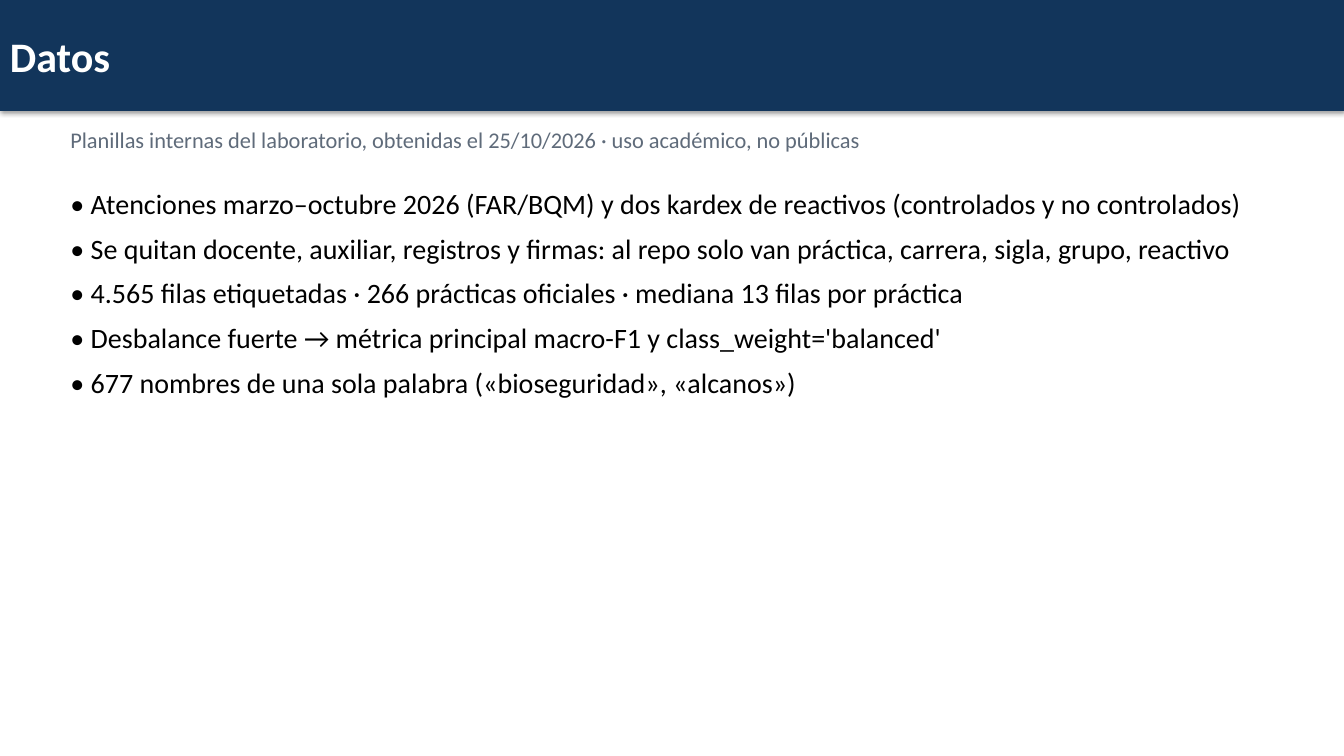
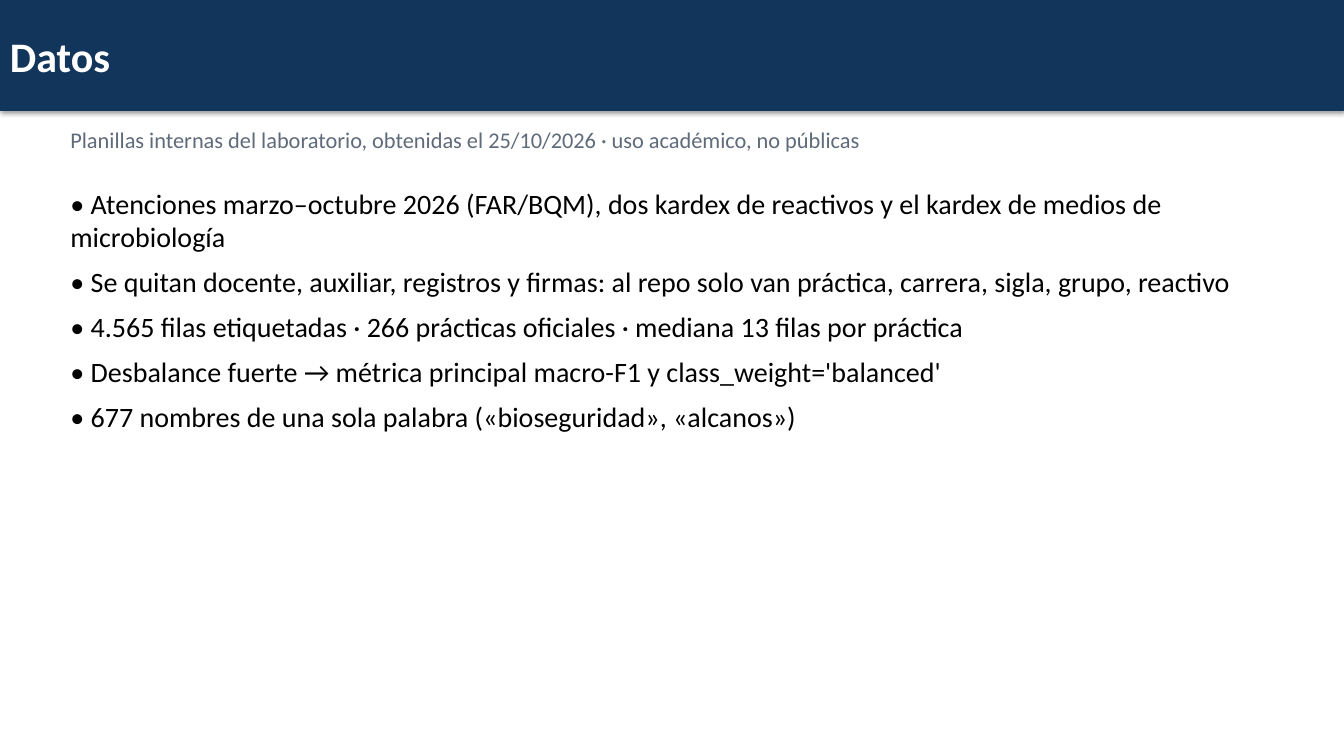
Before and after one commit to DSaav22/topicos-practica-nlp, a slide deck: slide 4 of docs/diapositivas.pptx. Drawn at 1344x756 pixels with LibreOffice and Linux fonts; fonts in the diff are those of the drawing. Boxes give left, top, right and bottom in pixels: in the first picture for what was removed or moved away, otherwise in the second. Text is boxed around its words. In the diff, an @@ line names an element or a change of style, - is before the commit and + after.

```diff
--- a/docs/diapositivas.pptx
+++ b/docs/diapositivas.pptx
@@ text at bbox=[70, 193, 1162, 252]: text changed @@
-• Atenciones marzo–octubre 2026 (FAR/BQM) y dos kardex de reactivos (controlados y no controlados)
+• Atenciones marzo–octubre 2026 (FAR/BQM), dos kardex de reactivos y el kardex de medios de microbiología
```
Also in this commit, not shown: 2 other slides changed, 1 slide added.
